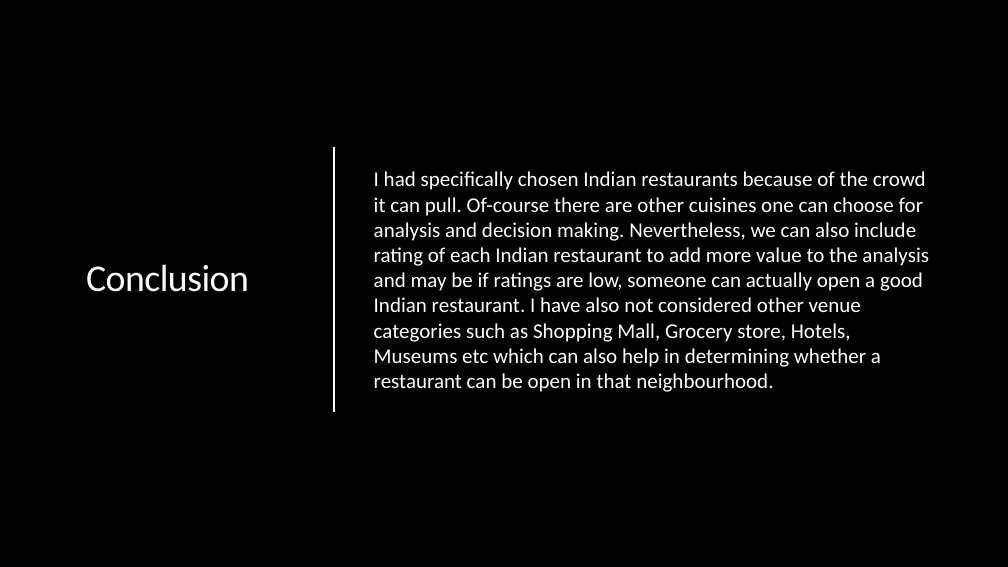
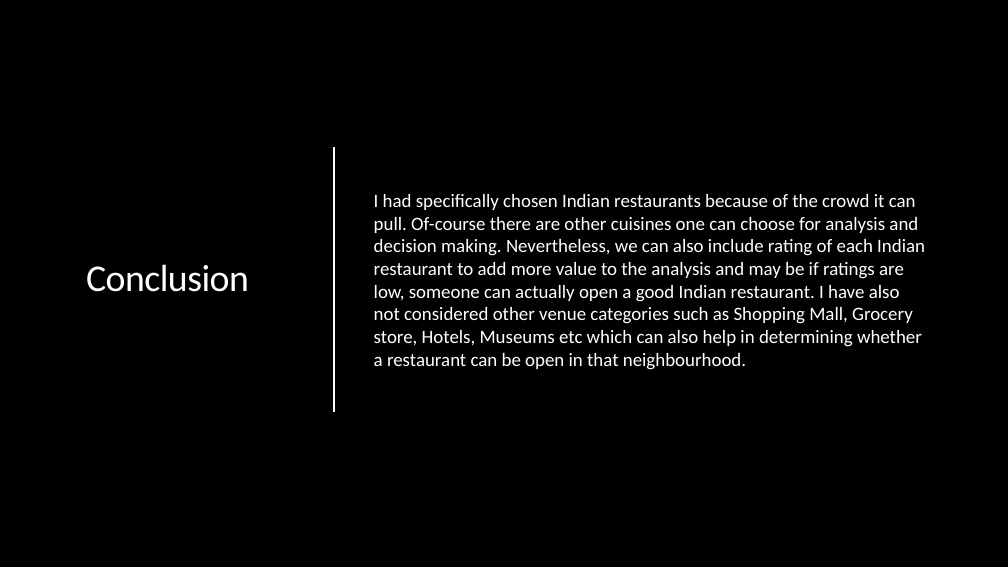
Before and after one commit to dushyantsapre/MyGitHub-Example, a slide deck: slide 9 of IBM Capstone Project.pptx. Drawn at 1008x567 pixels with LibreOffice and Linux fonts; fonts in the diff are those of the drawing. Boxes give left, top, right and bottom in pixels: in the first picture for what was removed or moved away, otherwise in the second. Text is boxed around its words. In the diff, an @@ line names an element or a change of style, - is before the commit and + after.

```diff
--- a/IBM Capstone Project.pptx
+++ b/IBM Capstone Project.pptx
@@ text "I had specifically chosen Indian ..." at [374, 194, 925, 370]: size 20 to 18 pt @@
```
Also in this commit, not shown: 2 other slides changed.
